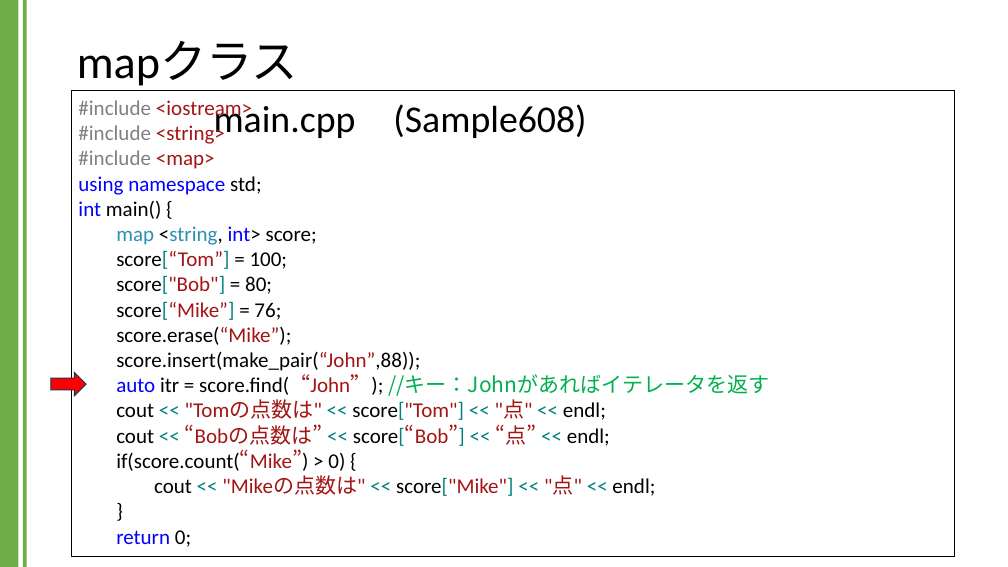
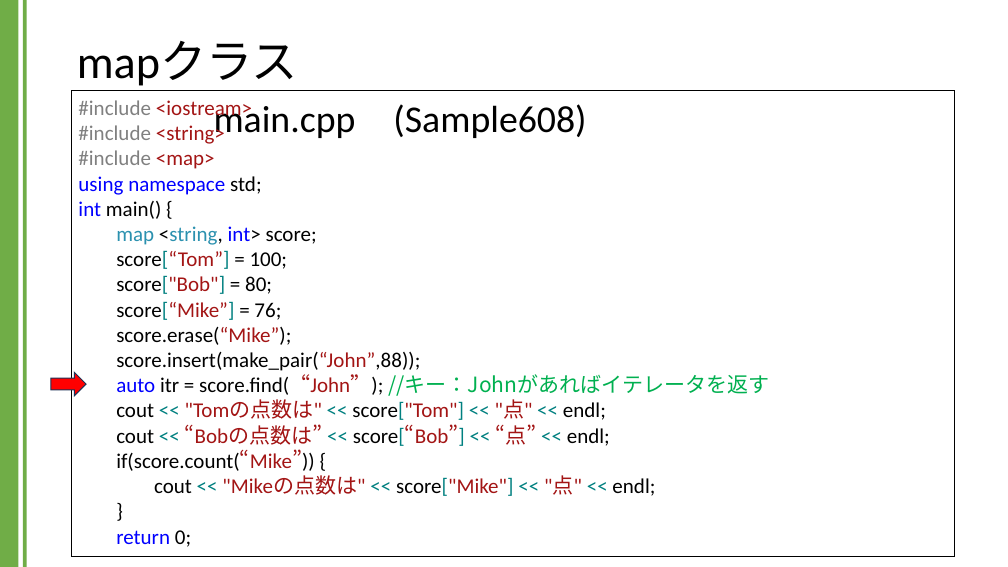
Before and after one commit to kic-murata/cpp2024, a slide deck: slide 8 of 授業資料/講義資料：Mapクラス.pptx. Drawn at 1008x567 pixels with LibreOffice and Linux fonts; fonts in the diff are those of the drawing. Boxes give left, top, right and bottom in pixels: in the first picture for what was removed or moved away, otherwise in the second. Text is boxed around its words. In the diff, an @@ line names an element or a change of style, - is before the commit and + after.

```diff
--- a/授業資料/講義資料：Mapクラス.pptx
+++ b/授業資料/講義資料：Mapクラス.pptx
@@ text in rectangle at (x1=116, y1=424, x2=610, y2=471): text changed @@
-cout << “Bobの点数は” << score[“Bob”] << “点” << endl;
-if(score.count(“Mike”) > 0) {
+cout << “Bobの点数は” << score[“Bob”] << “点” << endl;
+if(score.count(“Mike”)) {
```
Also in this commit, not shown: 3 other slides changed, 2 slides added, 1 other file.
